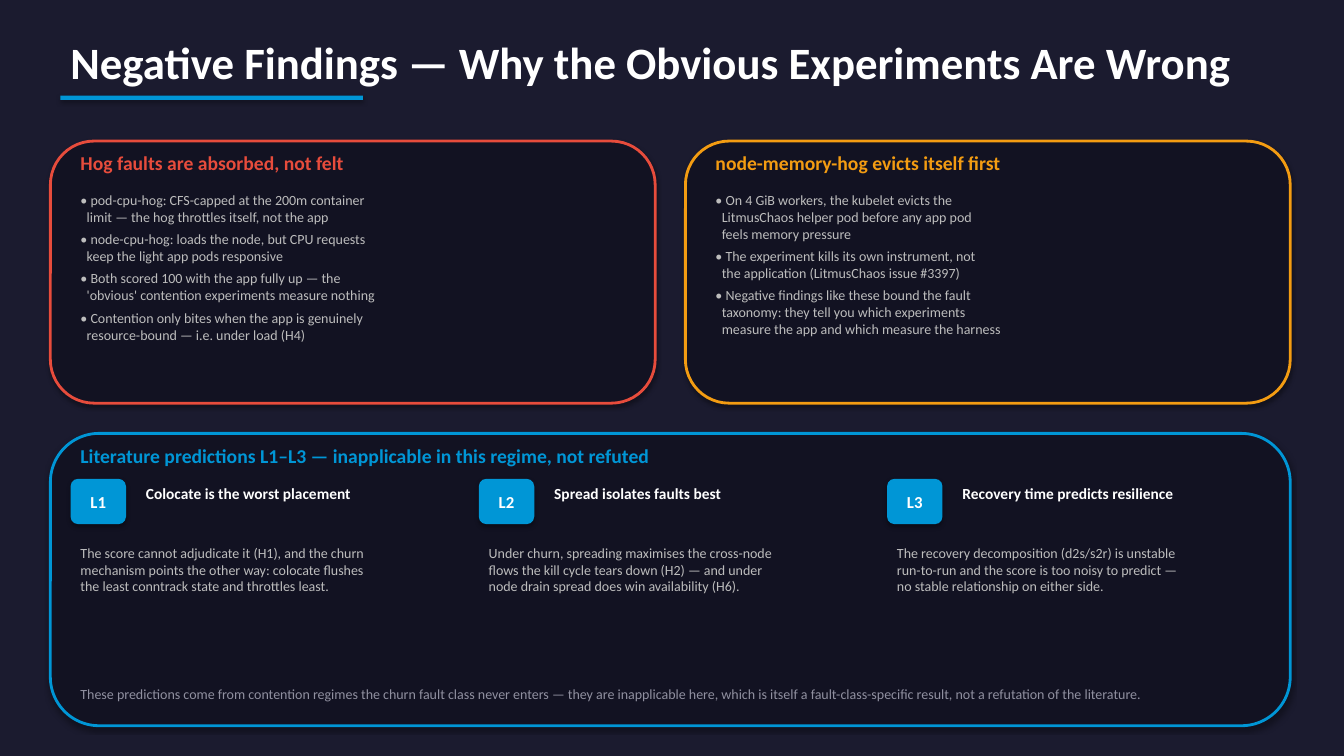
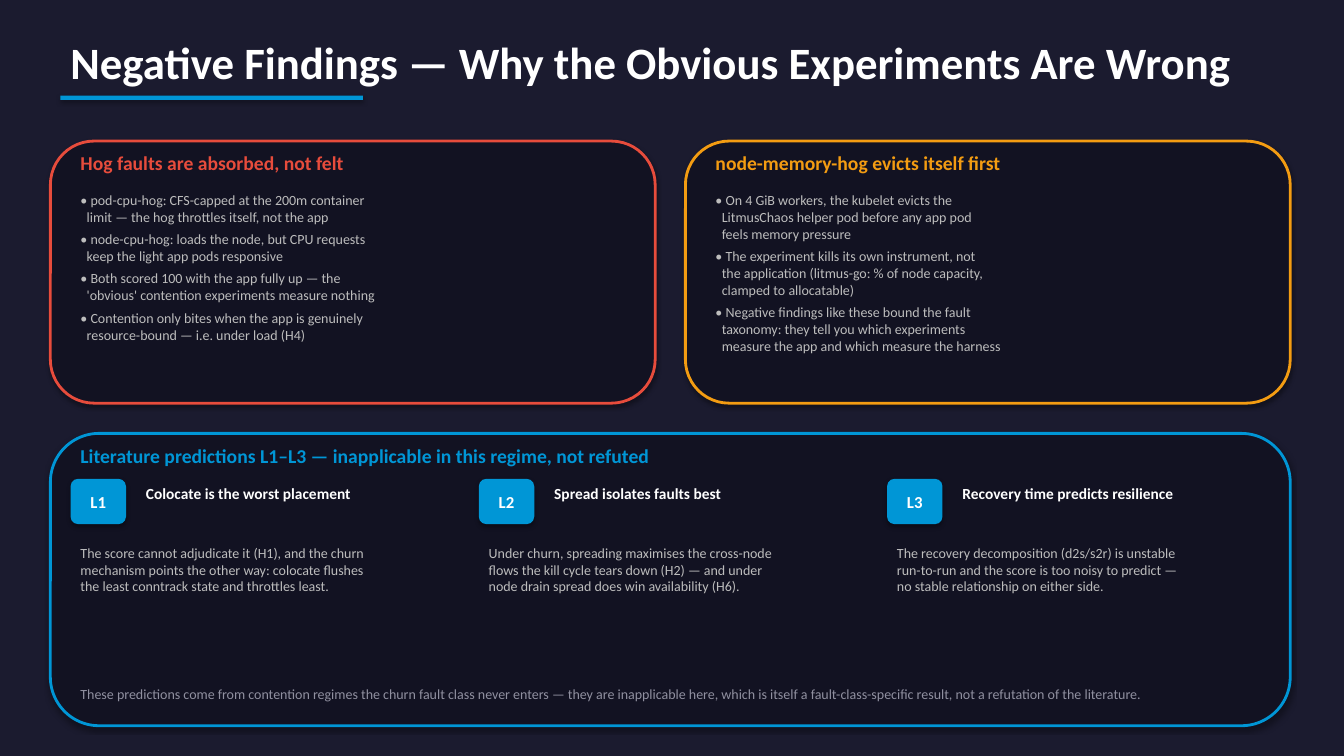
Before and after one commit to yhu02/uva-msc-thesis, a slide deck: slide 14 of ChaosProbe_Presentation.pptx. Drawn at 1344x756 pixels with LibreOffice and Linux fonts; fonts in the diff are those of the drawing. Boxes give left, top, right and bottom in pixels: in the first picture for what was removed or moved away, otherwise in the second. Text is boxed around its words. In the diff, an @@ line names an element or a change of style, - is before the commit and + after.

```diff
--- a/ChaosProbe_Presentation.pptx
+++ b/ChaosProbe_Presentation.pptx
@@ text at (722, 251, 983, 297): text changed @@
-• The experiment kills its own instrument, not
-the application (LitmusChaos issue #3397)
+• The experiment kills its own instrument, not
+the application (litmus-go: % of node capacity,
+clamped to allocatable)
```
Also in this commit, not shown: 15 other files.
